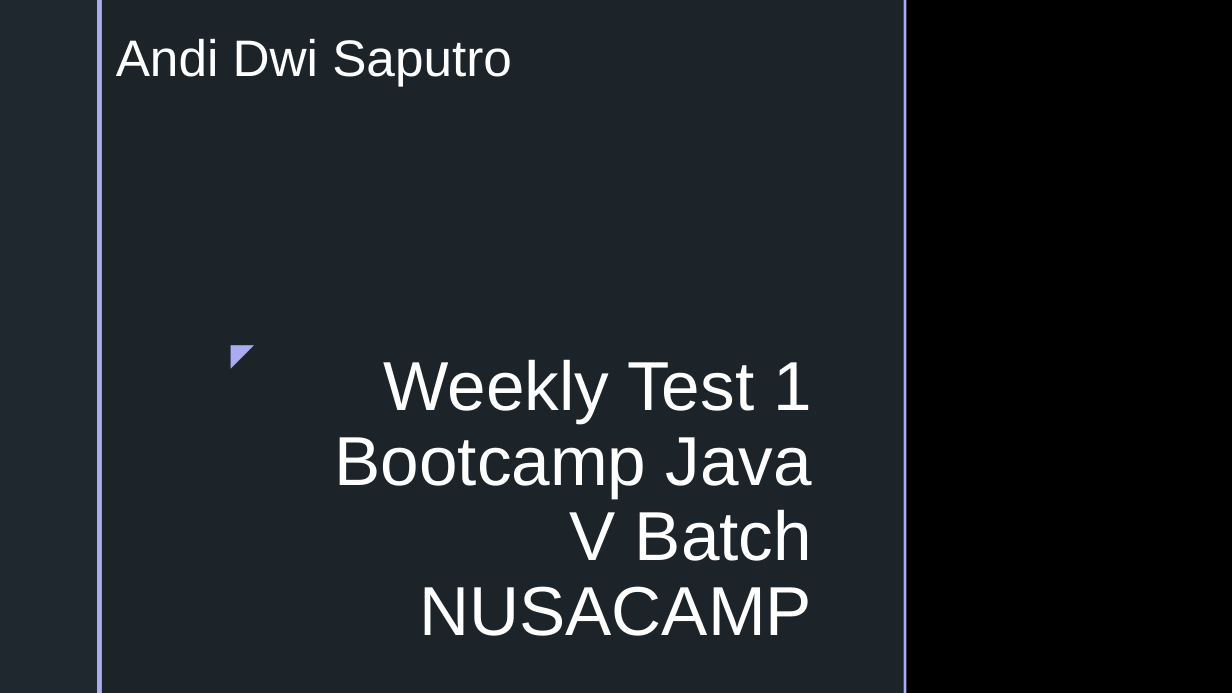
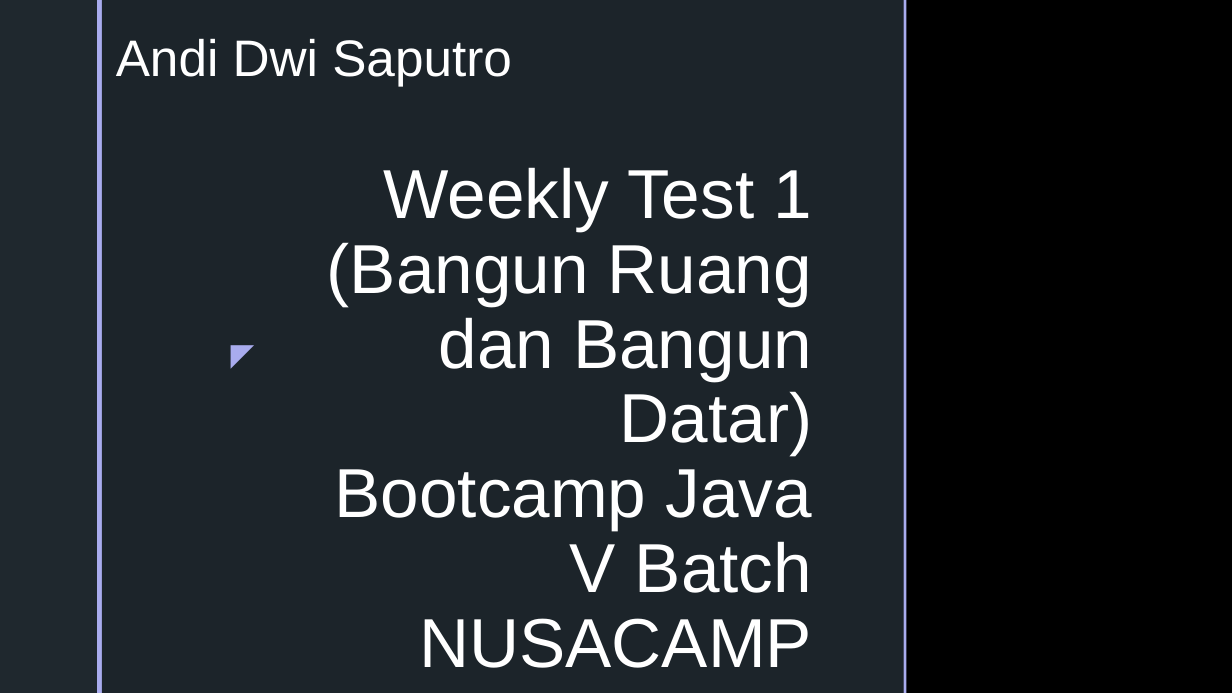
Before and after one commit to andiads/Nusacamp, a slide deck: slide 1 of WeeklyTest1 - OO Bangun Ruang dan Datar/Weekly Test 1.pptx. Drawn at 1232x693 pixels with LibreOffice and Linux fonts; fonts in the diff are those of the drawing; background and template pictures are left out. Boxes give left, top, right and bottom in pixels: in the first picture for what was removed or moved away, otherwise in the second. Text is boxed around its words. In the diff, an @@ line names an element or a change of style, - is before the commit and + after.

```diff
--- a/WeeklyTest1 - OO Bangun Ruang dan Datar/Weekly Test 1.pptx
+++ b/WeeklyTest1 - OO Bangun Ruang dan Datar/Weekly Test 1.pptx
@@ title at (x1=327, y1=167, x2=813, y2=668): text changed @@
-Weekly Test 1
-Bootcamp Java V Batch NUSACAMP
+Weekly Test 1
+(Bangun Ruang dan Bangun Datar)
+Bootcamp Java V Batch NUSACAMP
```
